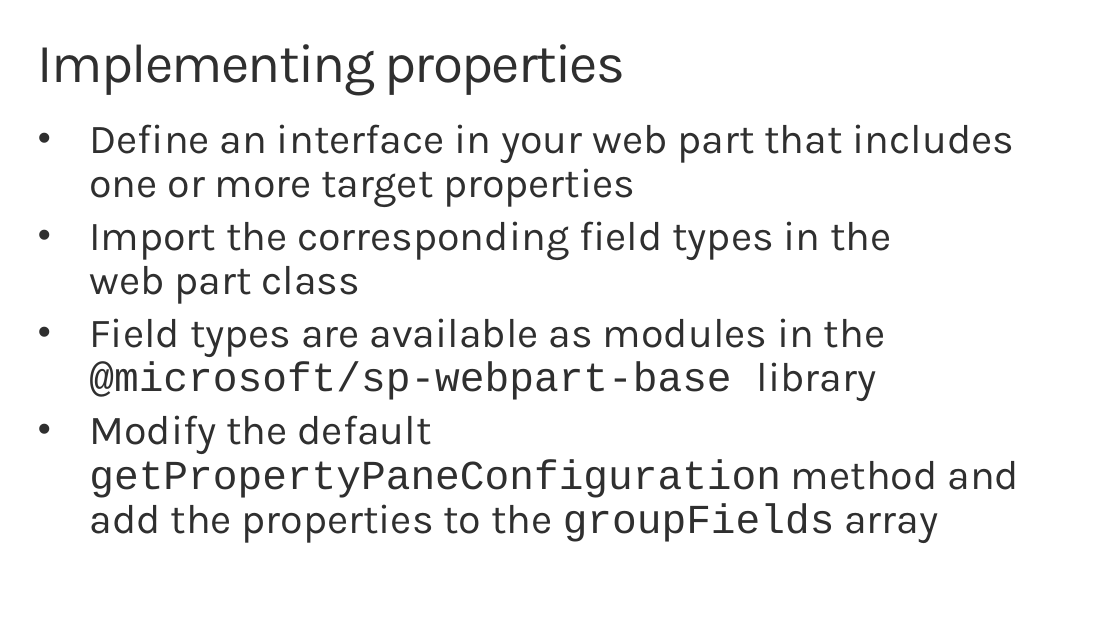
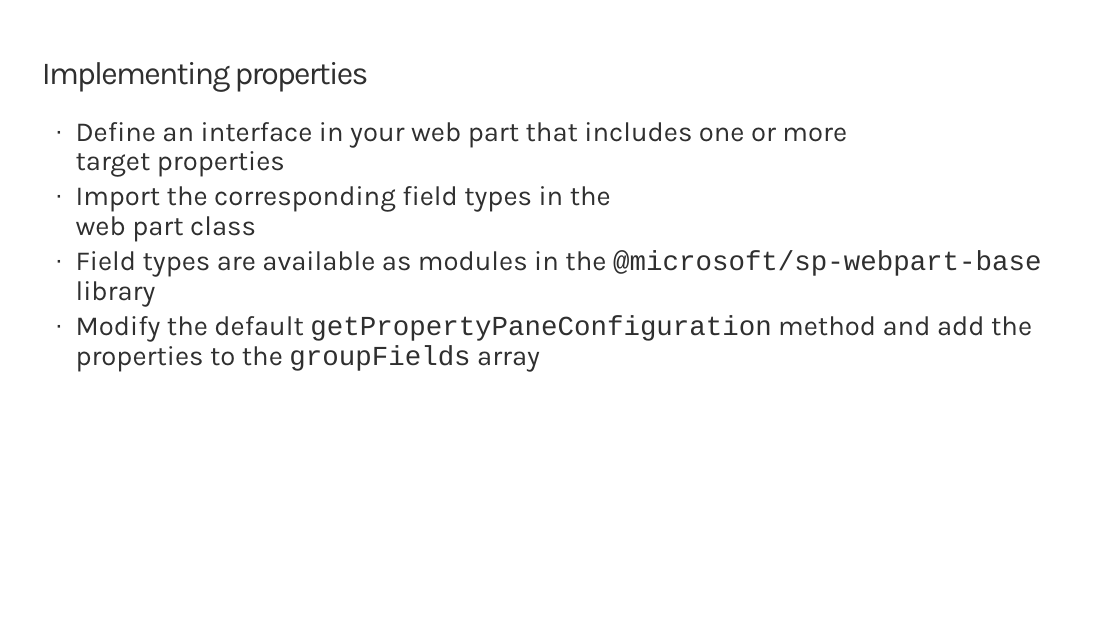
Before and after one commit to SharePoint/sp-dev-training-spfx-webpart-proppane, a slide deck: slide 5 of 01 intro.pptx. Drawn at 1120x630 pixels with LibreOffice and Linux fonts; fonts in the diff are those of the drawing; background and template pictures are left out. Boxes give left, top, right and bottom in pixels: in the first picture for what was removed or moved away, otherwise in the second. Text is boxed around its words. In the diff, an @@ line names an element or a change of style, - is before the commit and + after.

```diff
--- a/01 intro.pptx
+++ b/01 intro.pptx
@@ title "Implementing properties" moved from (x1=38, y1=44, x2=625, y2=96) to (x1=42, y1=62, x2=369, y2=92) @@
@@ title "Implementing properties" at (x1=42, y1=62, x2=369, y2=92): size 48 to 28 pt @@
@@ text "Define an interface in your ..." moved from (x1=89, y1=124, x2=1020, y2=543) to (x1=76, y1=122, x2=1041, y2=372) @@
@@ text "Define an interface in your ..." at (x1=76, y1=122, x2=1041, y2=372): size 36 to 24 pt; bullet • to ·; less space between paragraphs @@
```
Also in this commit, not shown: 7 other slides changed, 2 other files.
